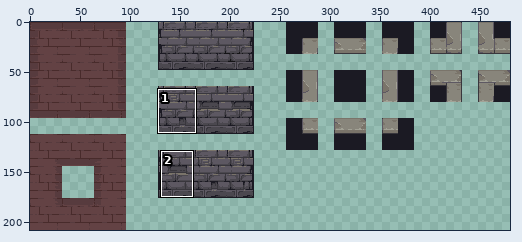
File history of a sprite sheet, Art/inn_tileset_1.png. The first picture is a wide view before the edit; the outline marks the close-up.
Close-up. As it was:
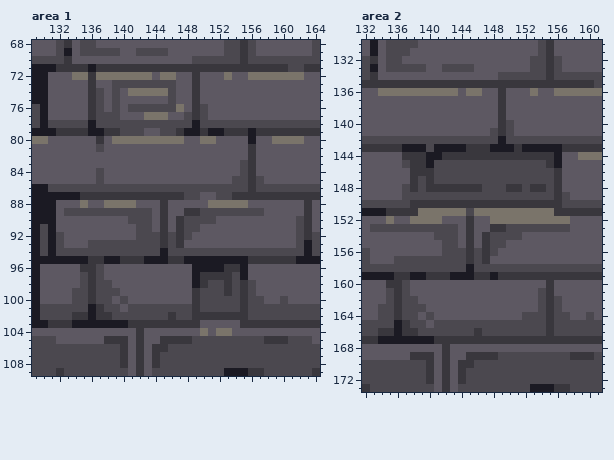
The file is 480x208 pixels. Shown: area 1: x 129..164, y 68..109; area 2: x 132..161, y 130..173.
Once edited:
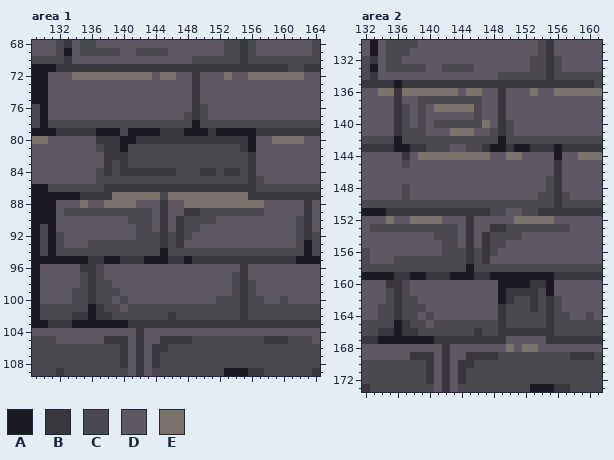
Palette (. is transparent): A #1b1a23  B #39373d  C #4b484f  D #5d5862  E #7a746a
Change:
Changed rows in their new state; - is an unchanged pixel.
Area 1:
first column x 136:
 71 B---------------------
 72 E---------------------
 73 D--DDDDDDDD-----------
 74 DD-D-DDDDDD-----------
 75 DD-D------D-----------
 76 DD-D-DDDDDDD----------
 77 DDDD---DDD------------
 78 C---------------------
 79 B-AA-AAAABB---AB-AAA--
 80 --BBAABBBBBBBBBBBBBB--
 81 --BBACCCCCCCCCCCCCCBA-
 82 --BBBCCCCCCCCCCCCCCC--
 83 --BCBCCCCCCCCCCCCCC---
 84 --BCBBBBBBBCCCBBCBB---
 85 --CCCCCCCCCCCCCCCC----
 86 --BBBBBBBBBBBBBBBBBB--
 87 ---EEEEEECEEEEEEEEEE--
 88 ------------EEE-----EE
first column x 149:
 95 BBBBBBB
 96 DDDDDDB
 97 DDDDD-B
 98 DDDDD--
 99 DDDDD--
100 DDD----
101 C------
102 CCCCCC-
103 -BBBBB-
104 -D-DD--
Area 2:
first column x 136:
135 A---------------------
136 B---------------------
137 B--CCCCCCCC-----------
138 BC-C-EEEEEC-----------
139 BC-C------C-----------
140 BC-C-CCCCCCE----------
141 BCCC---EEE------------
142 A---------------------
143 A-BB-CCDDCC---BA-BBB--
144 --DEEEEEEEEEDDEEDDDD--
145 --DDDDDDDDDDDDDDDDDDB-
146 --DDDDDDDDDDDDDDDDDD--
147 --DDDDDDDDDDDDDDDDD---
148 --DDDDDDDDDDDDDDDDD---
149 --DDDDDDDDDDDDDDDD----
150 --CCCCCCCCCCCCCCCCCC--
151 ---BBBBBBBBBCCDDCCBB--
152 ------------DDD-----DD
first column x 149:
159 AAAAAAA
160 AAAABBA
161 ABBBB-A
162 ABCCB--
163 BCCCB--
164 BCC----
165 B------
166 BBBBBB-
167 -DDDDD-
168 -E-EE--
Changed places in both close-ups, as pixel boxes (x1, y1, x2, y2):
changed: (88, 64, 264, 208)
changed: (192, 256, 248, 336)
changed: (394, 80, 570, 224)
changed: (498, 272, 554, 352)
